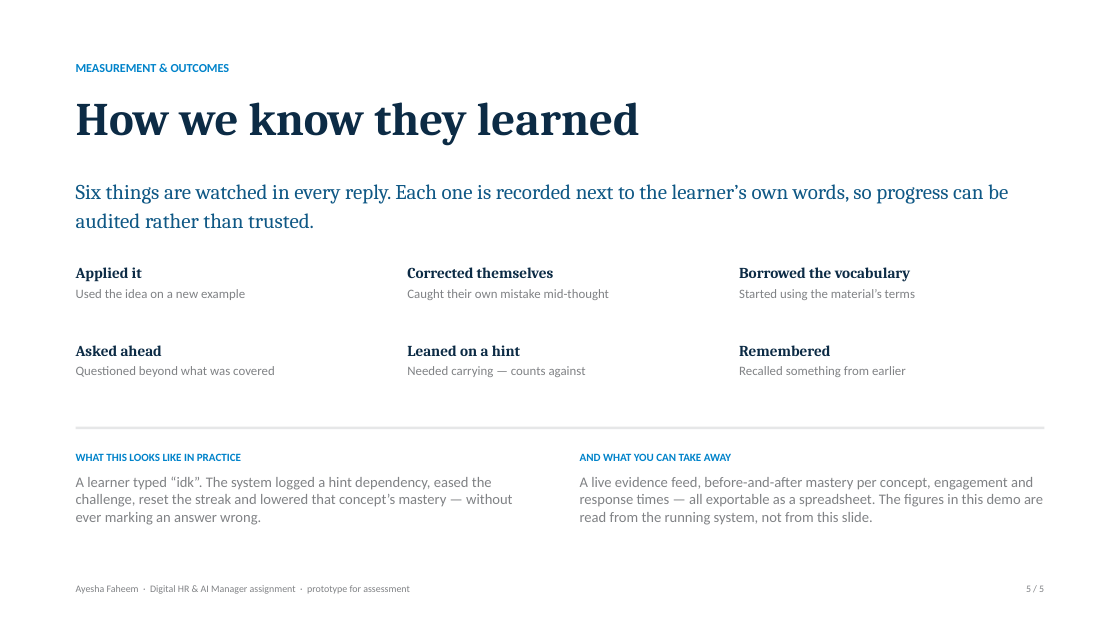
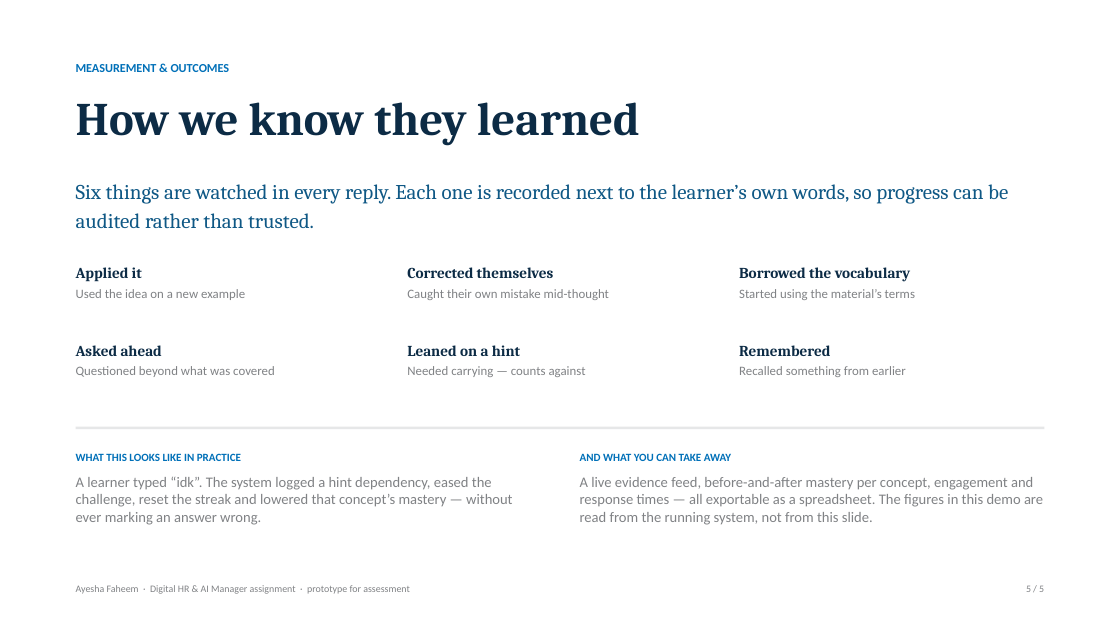
Before and after one commit to ayeshafaheem72/rehnuma, a slide deck: slide 5 of Rehnuma_UBL_Presentation.pptx. Drawn at 1120x630 pixels with LibreOffice and Linux fonts; fonts in the diff are those of the drawing. Boxes give left, top, right and bottom in pixels: in the first picture for what was removed or moved away, otherwise in the second. Text is boxed around its words. In the diff, an @@ line names an element or a change of style, - is before the commit and + after.

```diff
--- a/Rehnuma_UBL_Presentation.pptx
+++ b/Rehnuma_UBL_Presentation.pptx
@@ text "MEASUREMENT & OUTCOMES" at <box>76,64,230,72</box>: text colour #0083CA to #0070B8 @@
@@ text at <box>76,453,241,461</box>: text colour #0083CA to #0070B8 in "WHAT THIS LOOKS LIKE IN PRACTICE" @@
@@ text at <box>580,453,731,461</box>: text colour #0083CA to #0070B8 in "AND WHAT YOU CAN TAKE AWAY" @@
```
Also in this commit, not shown: 4 other slides changed, 2 other files.
